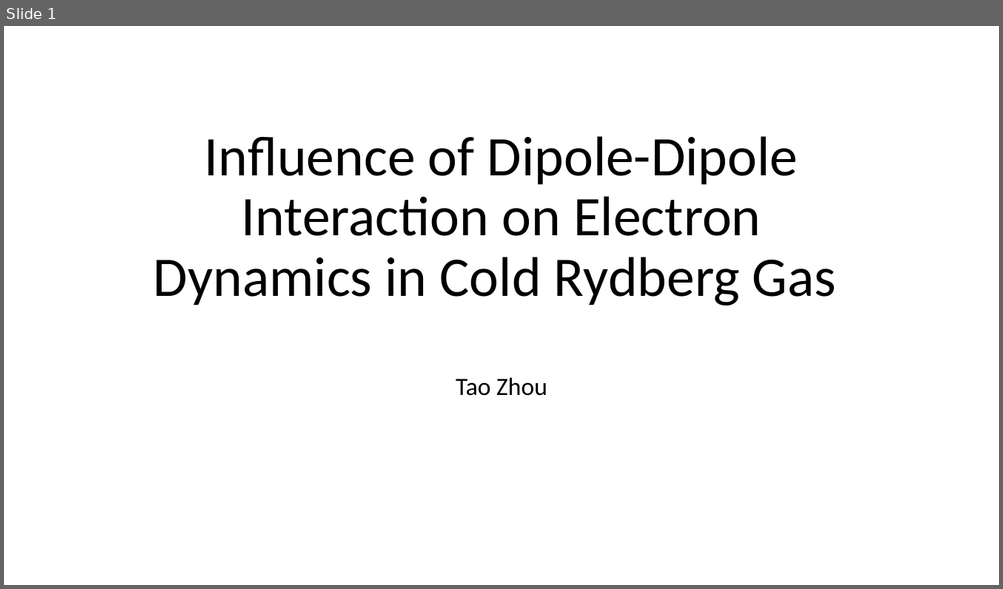
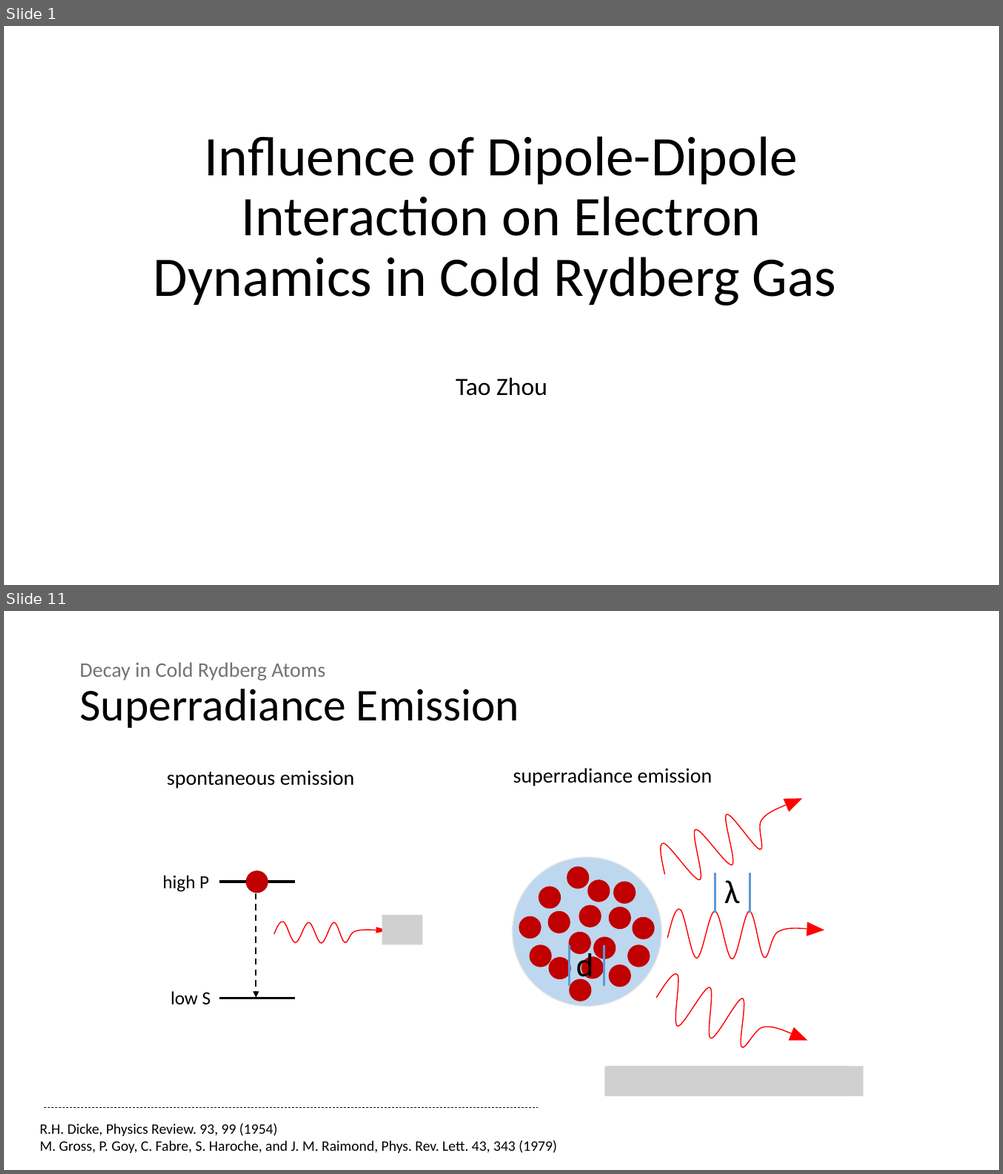
Before and after one commit to 545zhou/PHD-thesis, a slide deck: Presentation1.pptx. Shown one above the other, each under a label of ours: slide 1 before the commit, slides 1 and 11 after it; the slides between them are not shown. The pictures are 1003x589 and 1003x1174 pixels, drawn with LibreOffice and Linux fonts; fonts in the diff are those of the drawing; grey boxes stand for pictures. Boxes give left, top, right and bottom in pixels: in the first picture for what was removed or moved away, otherwise in the second. Text is boxed around its words. In the diff, an @@ line names an element or a change of style, - is before the commit and + after.

```diff
--- a/Presentation1.pptx
+++ b/Presentation1.pptx
@@ slide 11 added at (4, 611, 999, 1170), background #FFFFFF @@
@@ title added at (79, 662, 519, 728), 20 pt, text #767171 @@
+Decay in Cold Rydberg Atoms
+Superradiance Emission
@@ text added at (167, 770, 355, 789), 20 pt, text #000000 @@
+spontaneous emission
@@ text added at (513, 768, 712, 786), 20 pt, text #000000 @@
+superradiance emission
@@ group added at (512, 857, 661, 1006): 18 ellipses @@
@@ freeform shape added at (667, 909, 807, 960), outline #FF0000 1 pt @@
@@ triangle added at (806, 923, 825, 938), fill #FF0000 @@
@@ group added at (569, 873, 749, 986): 4 lines, 2 texts @@
+λ
+d
@@ group added at (162, 871, 423, 1005): 2 lines, 2 texts, 1 arrow, 1 triangle, 1 freeform shape, 1 picture, 1 ellipse @@
+high P
+low S
@@ picture added at (605, 1067, 846, 1096) @@
@@ group added at (608, 787, 864, 1096): 2 triangles, 2 freeform shapes, 1 picture @@
@@ line added from (43, 1108) to (538, 1108), #000000 0.5 pt dashed @@
@@ text added at (40, 1124, 557, 1153), 14 pt, text #000000 @@
+R.H. Dicke, Physics Review. 93, 99 (1954)
+M. Gross, P. Goy, C. Fabre, S. Haroche, and J. M. Raimond, Phys. Rev. Lett. 43, 343 (1979)
```
Also in this commit, not shown: 2 slides changed, 27 other slides added, 1 slide removed, 2 other files.
